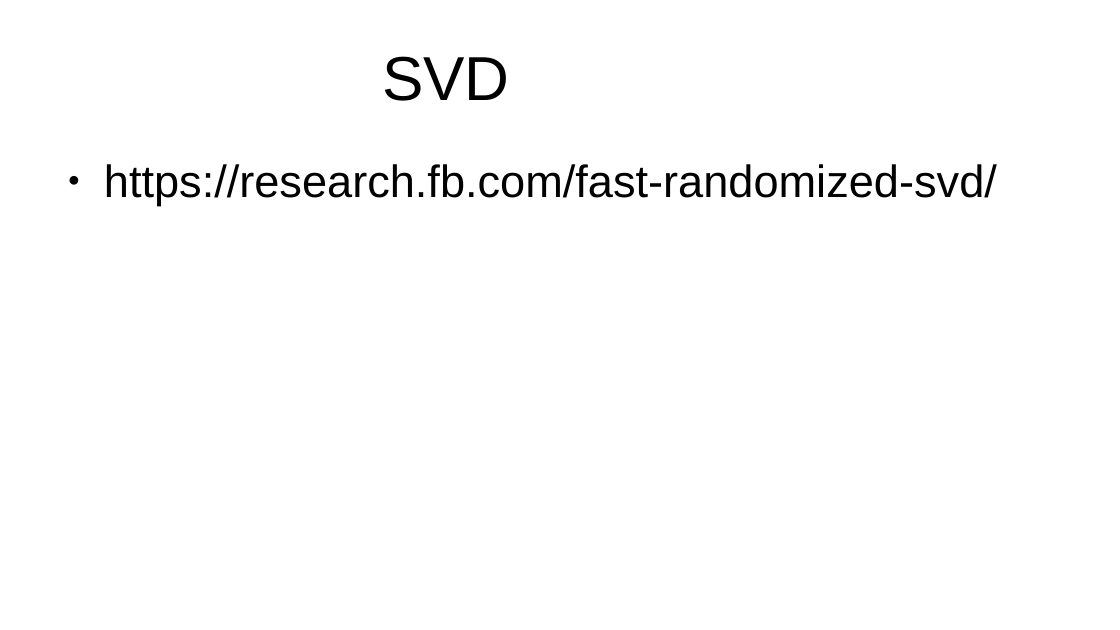
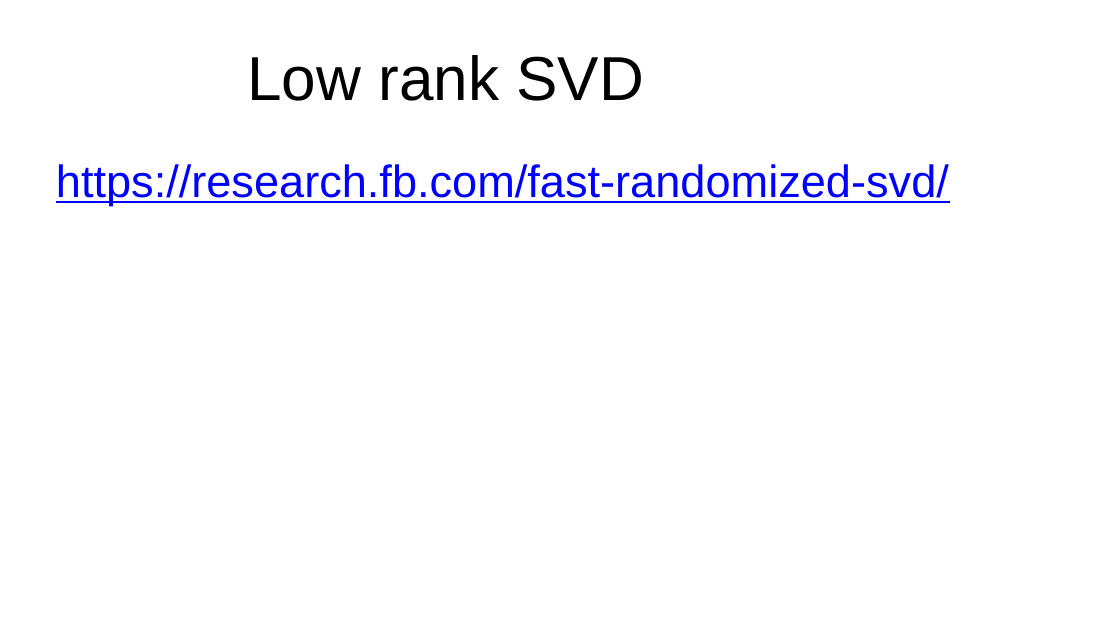
Before and after one commit to jcatanza/Fastai-A-Code-First-Introduction-To-Natural-Language-Processing-TWiML-Study-Group, a slide deck: slide 9 of meetup_21dec2019.pptx (slide 5 before the commit). Drawn at 1120x630 pixels with LibreOffice and Linux fonts; fonts in the diff are those of the drawing; background and template pictures are left out. Boxes give left, top, right and bottom in pixels: in the first picture for what was removed or moved away, otherwise in the second. Text is boxed around its words. In the diff, an @@ line names an element or a change of style, - is before the commit and + after.

```diff
--- a/meetup_21dec2019.pptx
+++ b/meetup_21dec2019.pptx
@@ text at (x1=247, y1=55, x2=644, y2=101): text changed @@
-SVD
+Low rank SVD
@@ text "https://research.fb.com/fast-randomized-svd/" at (x1=56, y1=164, x2=949, y2=205): text colour #000000 to #0000FF, underline on; bullet ● to none; less space between paragraphs @@
```
Also in this commit, not shown: 9 slides added, 2 slides removed, 2 other files.
